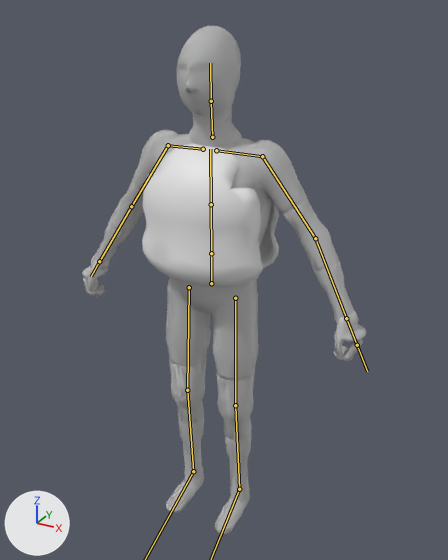
An edit to the glTF model assets/characters/triad/triad.gltf, drawn before and after from the same camera.
Before and after are seen from a 50 mm camera at (0.978, -1.691, 1.834) aimed at (0.093, -0.084, 1.03). Arrows for +X, +Y and +Z are at lower left; the lights stay in place. The picture after the commit comes second. The bones that change, and the others that lie on the model, are drawn over the model as lines.

Names of what the first picture shows: 'part_body', 'part_forearm_L', 'part_forearm_R', 'part_hand_L', 'part_hand_R', 'part_head', 'part_shin_L', 'part_shin_R', 'part_thigh_L', 'part_thigh_R', 'part_upper_arm_L', 'part_upper_arm_R', 'triad', 'vest'.
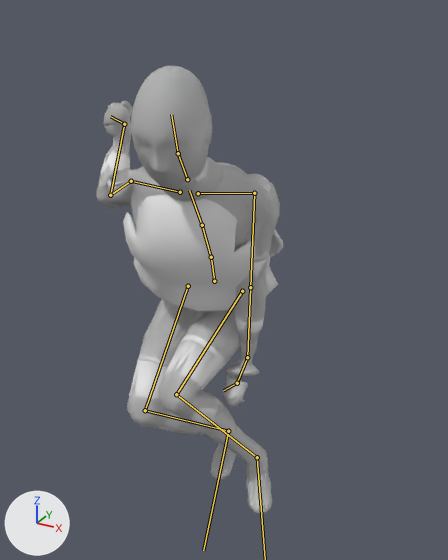
The newer file adds an action. The first version stands in its rest pose; the second is drawn at frame 8 of the action 'vault'.

The change in detail:
Bone 'hips' (bone_hips) moves from (0.0, 0.0, 0.0) to (0.057, 0.052, 0.083).
Bone 'hips' (bone_hips) turns from (0, 0, 0) to (23, 17, 0) degrees about its own x, y and z.
Bone 'spine' (bone_spine) turns from (0, 0, 0) to (13, -3, 0) degrees about its own x, y and z.
Bone 'chest' (bone_chest) turns from (0, 0, 0) to (7, 0, 0) degrees about its own x, y and z.
Bone 'upper_arm.L' (bone_upper_arm_l) turns from (0, 0, 0) to (37, -19, -55) degrees about its own x, y and z.
Bone 'forearm.L' (bone_forearm_l) turns from (0, 0, 0) to (-12, 1, 6) degrees about its own x, y and z.
Bone 'hand.L' (bone_hand_l) turns from (0, 0, 0) to (57, 137, -8) degrees about its own x, y and z.
Bone 'fingers.L' (bone_fingers_l) turns from (0, 0, 0) to (52, 0, 0) degrees about its own x, y and z.
Bone 'upper_arm.R' (bone_upper_arm_r) turns from (0, 0, 0) to (14, -160, -3) degrees about its own x, y and z.
Bone 'forearm.R' (bone_forearm_r) turns from (0, 0, 0) to (52, -11, 24) degrees about its own x, y and z.
Bone 'hand.R' (bone_hand_r) turns from (0, 0, 0) to (-102, -12, -70) degrees about its own x, y and z.
Bone 'neck' (bone_neck) turns from (0, 0, 0) to (-5, 0, 0) degrees about its own x, y and z.
Bone 'head' (bone_head) turns from (0, 0, 0) to (-12, 0, 0) degrees about its own x, y and z.
Bone 'thigh.L' (bone_thigh_l) turns from (0, 0, 0) to (97, 16, 36) degrees about its own x, y and z.
Bone 'shin.L' (bone_shin_l) turns from (0, 0, 0) to (-92, -8, -7) degrees about its own x, y and z.
Bone 'foot.L' (bone_foot_l) turns from (0, 0, 0) to (18, -46, 17) degrees about its own x, y and z.
Bone 'thigh.R' (bone_thigh_r) turns from (0, 0, 0) to (68, 19, 19) degrees about its own x, y and z.
Bone 'shin.R' (bone_shin_r) turns from (0, 0, 0) to (-87, 7, 7) degrees about its own x, y and z.
Bone 'foot.R' (bone_foot_r) turns from (0, 0, 0) to (47, -30, -10) degrees about its own x, y and z.

Where the change shows, as pixel boxes (x1, y1, x2, y2) in the pictures (448 x 560 px):
'triad', posed (35% narrower, 12% shorter): before (82, 26, 366, 534); after (96, 65, 280, 514)
'vest', posed: before (142, 144, 279, 287); after (104, 180, 283, 311)
'part_thigh_L', posed: before (217, 374, 254, 440); after (165, 339, 218, 429)
'part_thigh_R', posed: before (169, 358, 207, 424); after (130, 360, 183, 431)
'part_body', posed: before (133, 117, 307, 381); after (105, 167, 271, 367)
'part_upper_arm_L', posed: before (284, 199, 339, 271); after (235, 257, 268, 322)
'part_forearm_L', posed: before (315, 262, 353, 319); after (235, 315, 264, 359)
'part_forearm_R', posed (not visible afterwards): before (94, 224, 129, 265)
'part_shin_L', posed: before (225, 430, 252, 449); after (195, 405, 225, 436)
'part_shin_R', posed: before (178, 417, 204, 436); after (173, 420, 217, 475)
'part_upper_arm_R', posed (not visible afterwards): before (109, 179, 143, 234)
'part_head', posed: before (194, 112, 232, 120); after (186, 165, 205, 183)
'part_hand_L', posed (not visible afterwards): before (338, 313, 355, 321)
bone 'hips', root to tip: before (211, 283) to (211, 256); after (214, 281) to (211, 259)
bone 'spine', root to tip: before (211, 253) to (211, 204); after (211, 257) to (202, 225)
bone 'chest', root to tip: before (211, 204) to (210, 149); after (202, 225) to (189, 190)
bone 'upper_arm.L', root to tip: before (262, 156) to (315, 238); after (254, 193) to (250, 287)
bone 'forearm.L', root to tip: before (315, 238) to (346, 318); after (250, 287) to (247, 357)
bone 'hand.L', root to tip: before (346, 318) to (357, 345); after (247, 357) to (237, 383)
bone 'fingers.L', root to tip: before (357, 345) to (367, 371); after (237, 383) to (223, 390)
bone 'upper_arm.R', root to tip: before (168, 145) to (131, 206); after (131, 181) to (110, 195)
bone 'forearm.R', root to tip: before (131, 206) to (99, 261); after (110, 195) to (124, 124)
bone 'hand.R', root to tip: before (99, 261) to (91, 276); after (124, 124) to (110, 116)
bone 'neck', root to tip: before (212, 137) to (211, 101); after (187, 179) to (178, 153)
bone 'head', root to tip: before (211, 101) to (210, 63); after (178, 153) to (171, 114)
bone 'thigh.L', root to tip: before (235, 298) to (235, 405); after (242, 291) to (176, 394)
bone 'shin.L', root to tip: before (235, 405) to (239, 489); after (176, 394) to (257, 457)
bone 'thigh.R', root to tip: before (189, 287) to (187, 390); after (188, 286) to (145, 410)
bone 'shin.R', root to tip: before (187, 390) to (193, 471); after (145, 410) to (228, 431)
